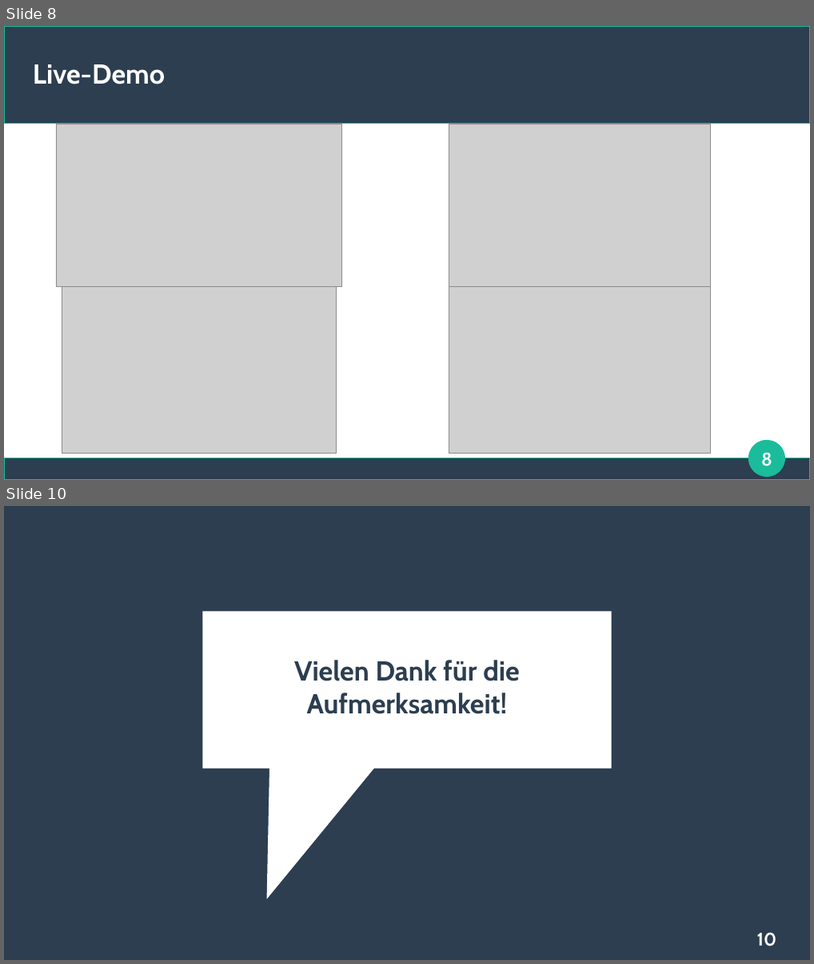
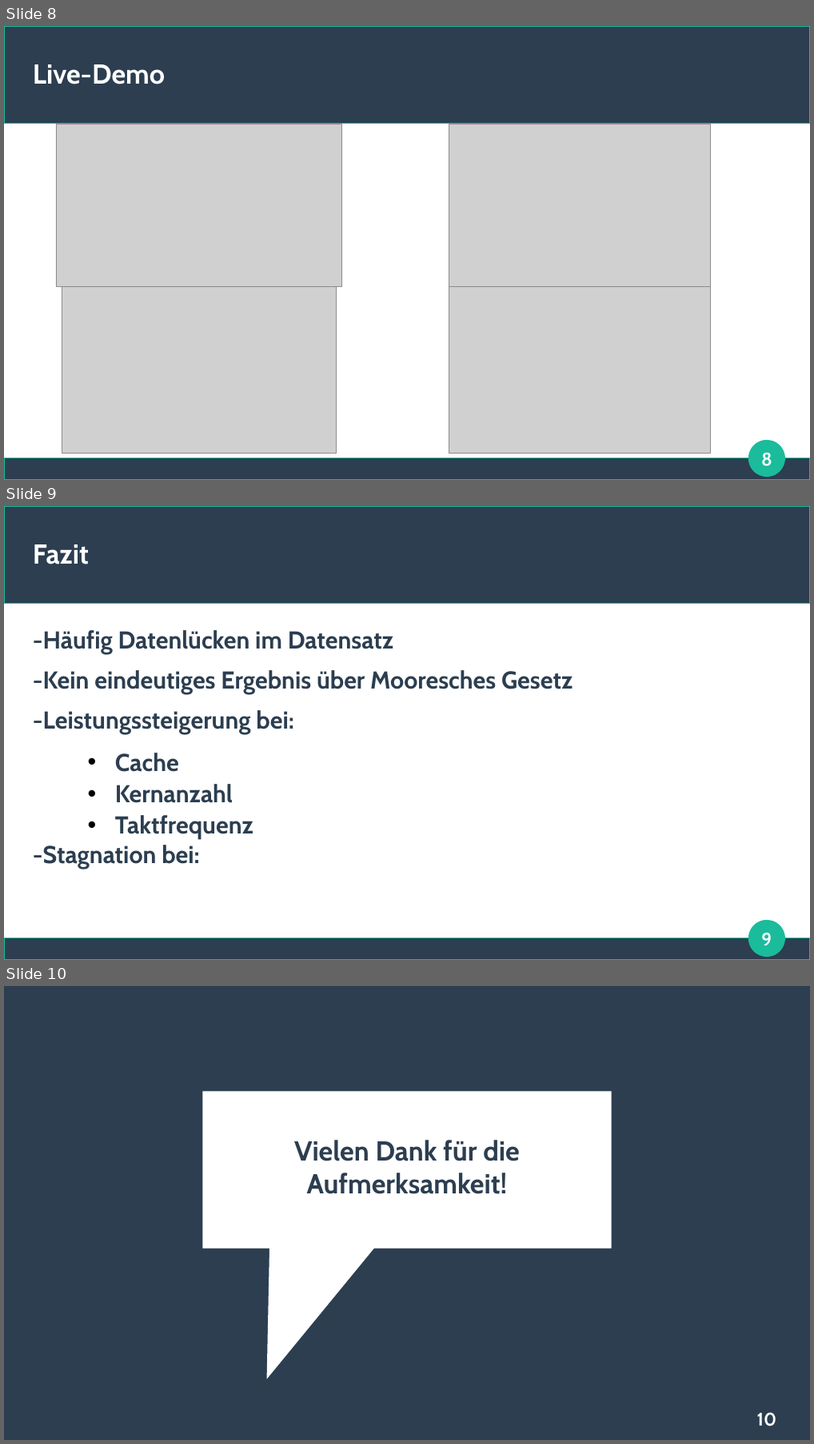
Before and after one commit to lamasmithueten/big_data_analytics, a slide deck: präsentation_izz_da__BIIIIIIIIIIIIIIIIIIIIIIIIIIRAAAAAAAAAAAAAAAAAAAAAAAAA.odp. Shown one above the other, each under a label of ours: slides 8 and 10 before the commit, slides 8, 9 and 10 after it; the slides between them are not shown. The pictures are 814x964 and 814x1444 pixels, drawn with LibreOffice and Linux fonts; fonts in the diff are those of the drawing; grey boxes stand for pictures. Boxes give left, top, right and bottom in pixels: in the first picture for what was removed or moved away, otherwise in the second. Text is boxed around its words. In the diff, an @@ line names an element or a change of style, - is before the commit and + after.

Commit message:
Präsentaion Fazit angefangen

```diff
--- a/präsentation_izz_da__BIIIIIIIIIIIIIIIIIIIIIIIIIIRAAAAAAAAAAAAAAAAAAAAAAAAA.odp
+++ b/präsentation_izz_da__BIIIIIIIIIIIIIIIIIIIIIIIIIIRAAAAAAAAAAAAAAAAAAAAAAAAA.odp
@@ slide 9 added at box(4, 506, 810, 960), background #FFFFFF; not listed: 3 template elements that a slide beside it also shows @@
@@ title added at box(33, 544, 89, 564), 27 pt, text #FFFFFF, bold @@
+Fazit
@@ text added at box(33, 630, 573, 868), 24 pt, text #2C3E50, bold @@
+-Häufig Datenlücken im Datensatz
+-Kein eindeutiges Ergebnis über Mooresches Gesetz
+-Leistungssteigerung bei:
+  • Cache
+  • Kernanzahl
+  • Taktfrequenz
+-Stagnation bei:
@@ page number added at box(762, 932, 772, 945), 18 pt, text #FFFFFF, bold @@
+9
```
Also in this commit, not shown: 5 slides changed, 1 slide removed.
